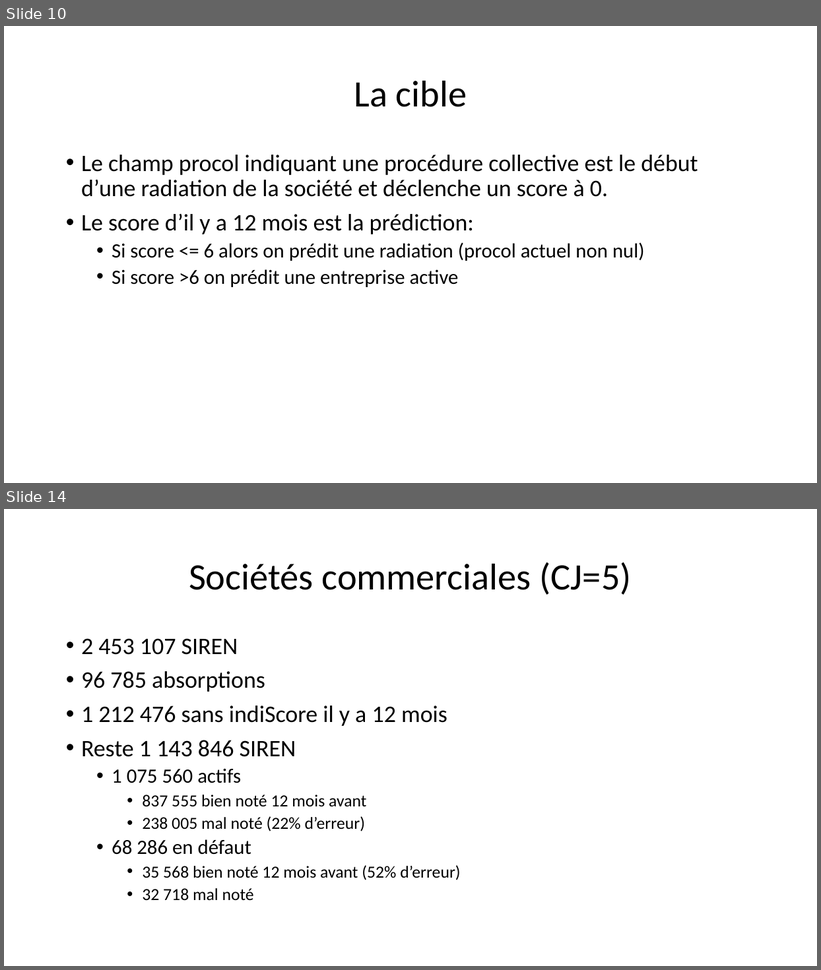
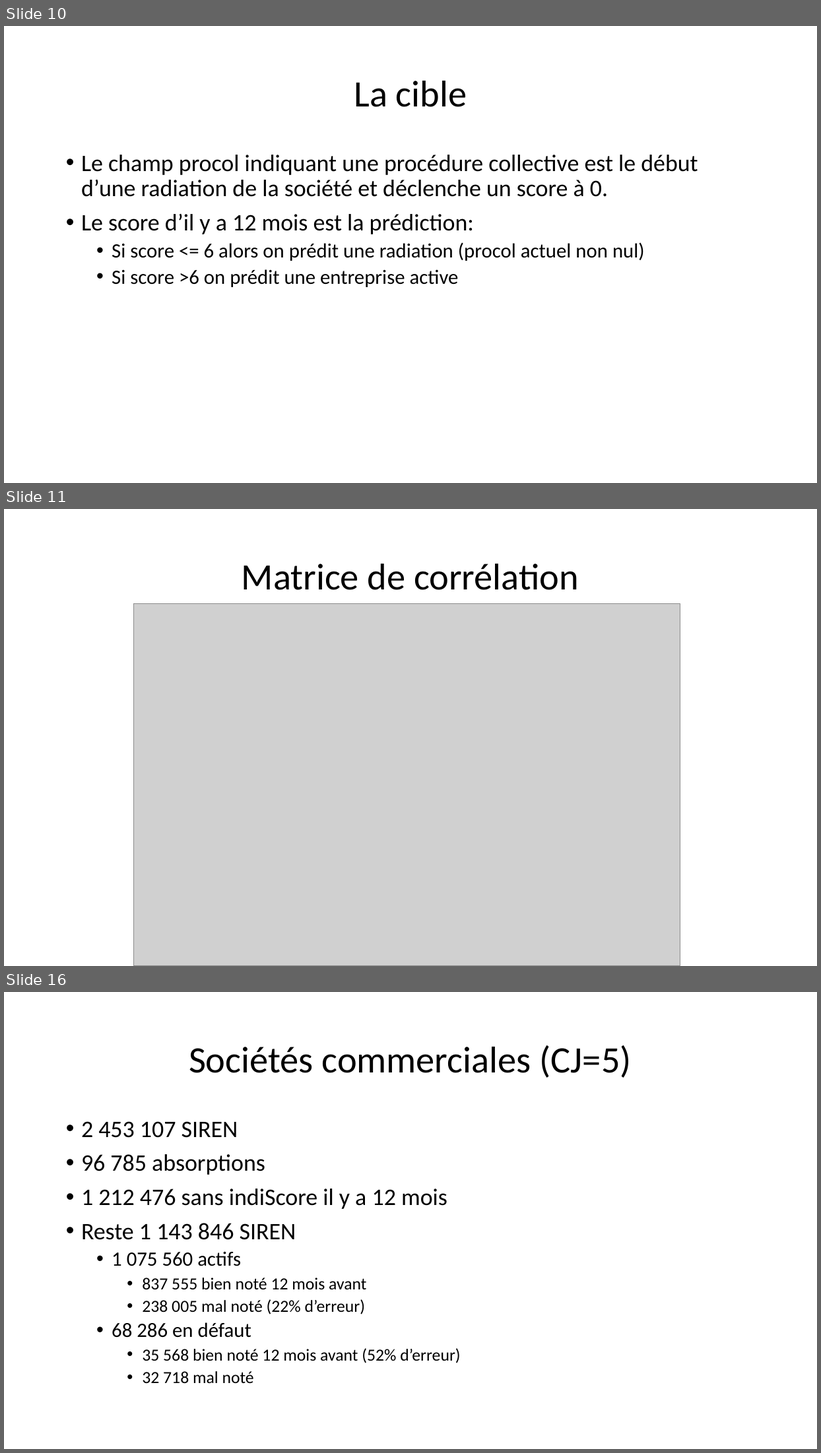
Before and after one commit to morganscao/Projet8, a slide deck: Rapport/P8 - Présentation.pptx. Shown one above the other, each under a label of ours: slides 10 and 14 before the commit, slides 10, 11 and 16 after it; the slides between them are not shown. The pictures are 821x970 and 821x1453 pixels, drawn with LibreOffice and Linux fonts; fonts in the diff are those of the drawing; grey boxes stand for pictures. Boxes give left, top, right and bottom in pixels: in the first picture for what was removed or moved away, otherwise in the second. Text is boxed around its words. In the diff, an @@ line names an element or a change of style, - is before the commit and + after.

```diff
--- a/Rapport/P8 - Présentation.pptx
+++ b/Rapport/P8 - Présentation.pptx
@@ slide 11 added at <box>4,509,817,966</box>, background #FFFFFF @@
@@ title added at <box>242,563,579,590</box>, 44 pt, text #000000 @@
+Matrice de corrélation
@@ picture added at <box>133,603,680,966</box> @@
@@ what was slide 14 is now slide 16 @@
```
Also in this commit, not shown: 14 slides changed, 4 other slides added, 4 slides removed.
